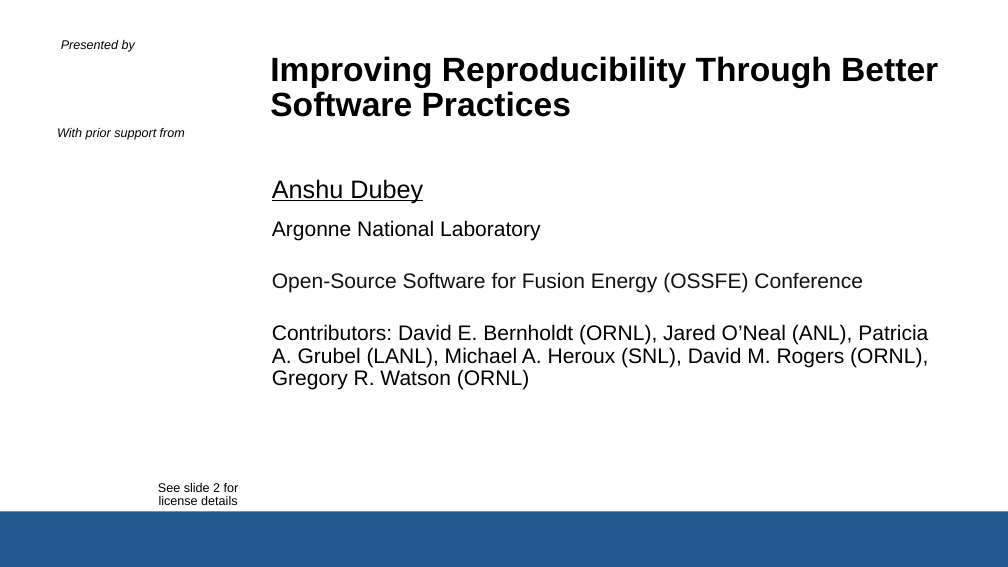
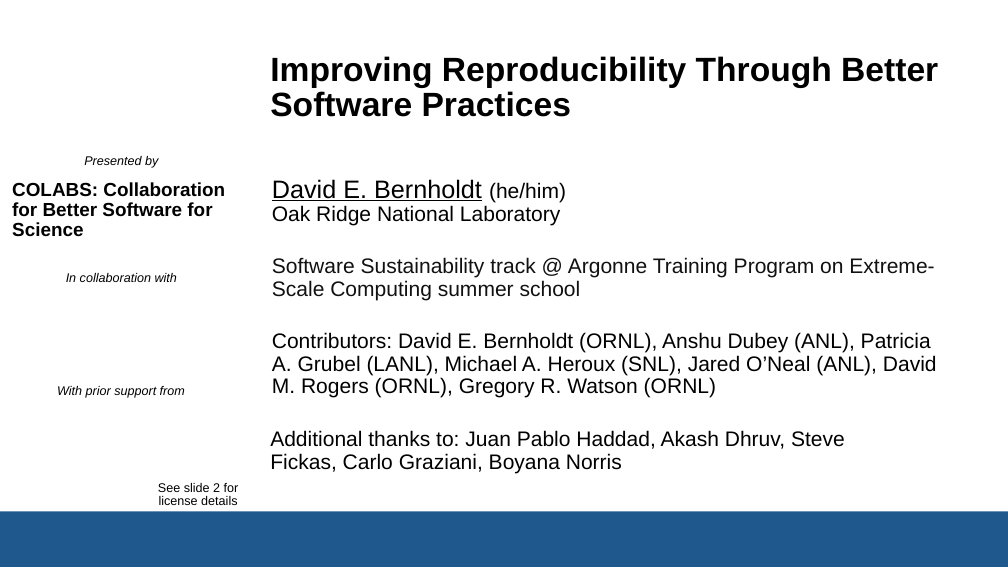
Before and after one commit to bssw-tutorial/presentations, a slide deck: slide 1 of repro-notebooks.pptx. Drawn at 1008x567 pixels with LibreOffice and Linux fonts; fonts in the diff are those of the drawing; background and template pictures are left out. Boxes give left, top, right and bottom in pixels: in the first picture for what was removed or moved away, otherwise in the second. Text is boxed around its words. In the diff, an @@ line names an element or a change of style, - is before the commit and + after.

Commit message:
Draft of ATPESC version of repro-notebooks
Probably still too long.

```diff
--- a/repro-notebooks.pptx
+++ b/repro-notebooks.pptx
@@ text "Presented by": place and size @@
-text "Presented by" at box(61, 40, 135, 52)
+text "Presented by" at box(84, 156, 158, 168)
@@ subtitle at box(272, 179, 937, 398): text changed @@
-Anshu Dubey
-Argonne National Laboratory
-Open-Source Software for Fusion Energy (OSSFE) Conference
-Contributors: David E. Bernholdt (ORNL), Jared O’Neal (ANL), Patricia A. Grubel (LANL), Michael A. Heroux (SNL), David M. Rogers (ORNL), Gregory R. Watson (ORNL)
+David E. Bernholdt (he/him)
+Oak Ridge National Laboratory
+Software Sustainability track @ Argonne Training Program on Extreme-Scale Computing summer school
+Contributors: David E. Bernholdt (ORNL), Anshu Dubey (ANL), Patricia A. Grubel (LANL), Michael A. Heroux (SNL), Jared O’Neal (ANL), David M. Rogers (ORNL), Gregory R. Watson (ORNL)
@@ text added at box(12, 182, 225, 237), 18 pt, text #000000, bold @@
+COLABS: Collaboration for Better Software for Science
@@ text added at box(66, 273, 177, 282), 12 pt, text #000000, italic @@
+In collaboration with
@@ text "With prior support from": place and size @@
-text "With prior support from" at box(57, 128, 185, 140)
+text "With prior support from" at box(57, 386, 185, 398)
@@ text added at box(270, 430, 845, 473), 20 pt, text #000000 @@
+Additional thanks to: Juan Pablo Haddad, Akash Dhruv, Steve Fickas, Carlo Graziani, Boyana Norris
```
Also in this commit, not shown: 25 other slides changed, 3 slides added, 17 slides removed.
